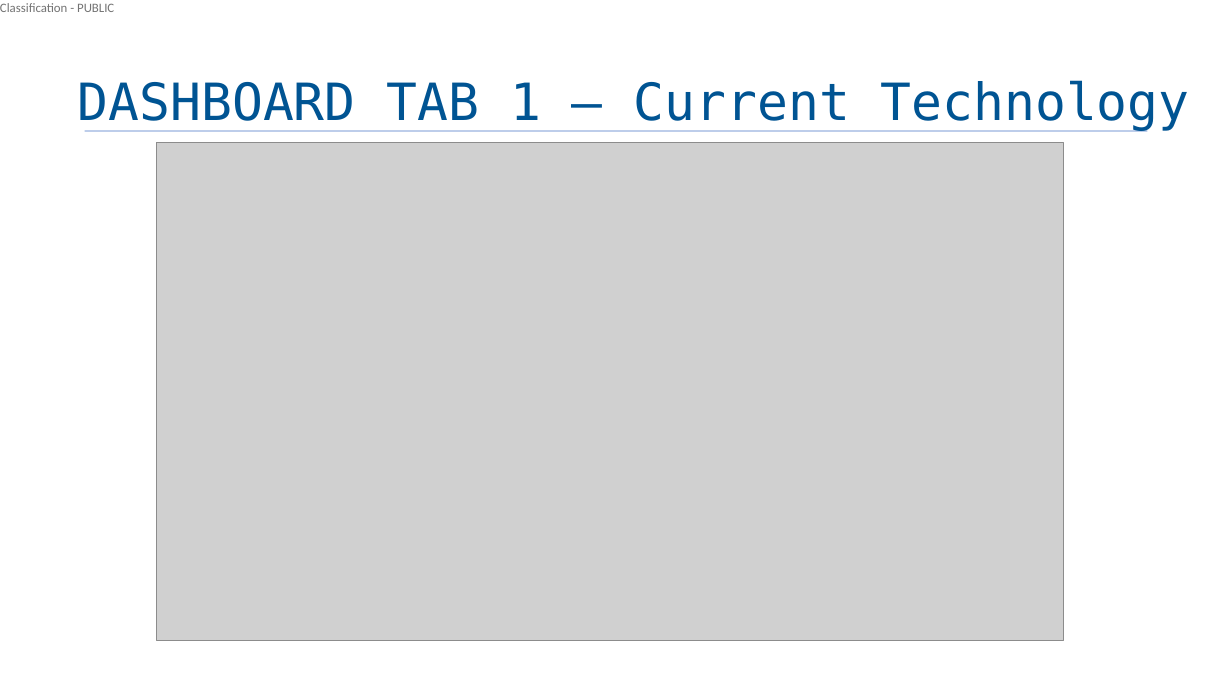
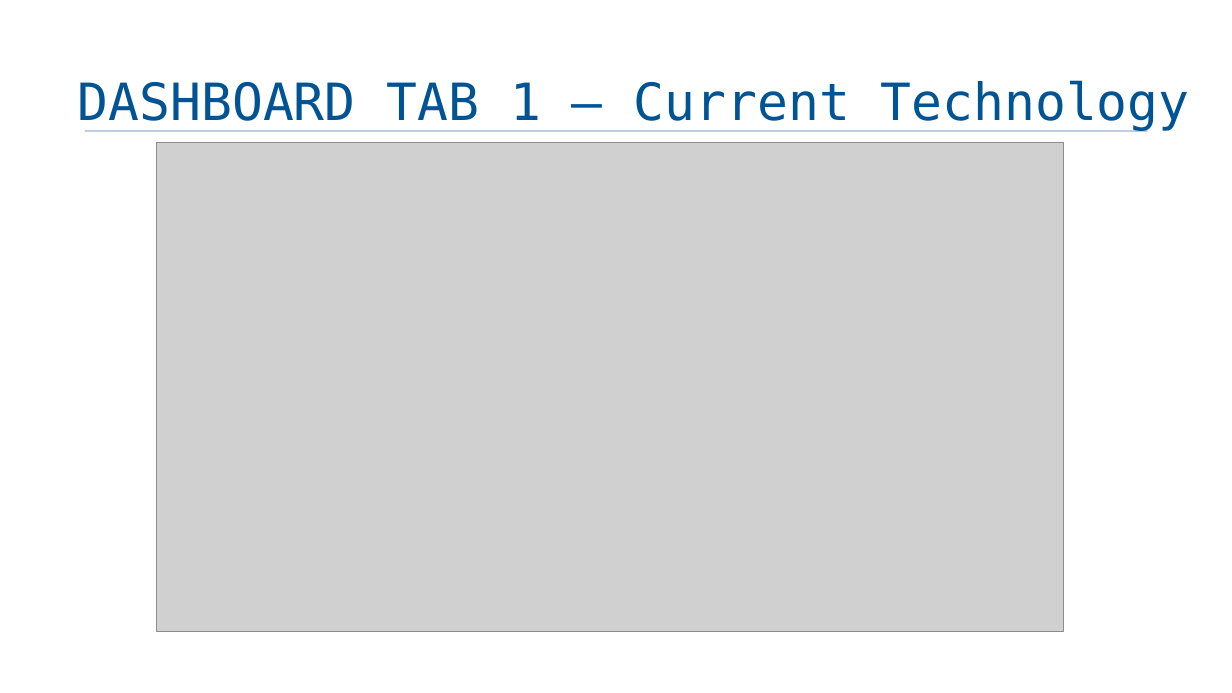
Before and after one commit to KodeXL/Ottawa-Shootings, a slide deck: slide 12 of DataAnalystPresentation.pptx. Drawn at 1232x693 pixels with LibreOffice and Linux fonts; fonts in the diff are those of the drawing; grey boxes stand for pictures; background and template pictures are left out. Boxes give left, top, right and bottom in pixels: in the first picture for what was removed or moved away, otherwise in the second. Text is boxed around its words. In the diff, an @@ line names an element or a change of style, - is before the commit and + after.

```diff
--- a/DataAnalystPresentation.pptx
+++ b/DataAnalystPresentation.pptx
@@ text removed at [0, 3, 114, 12] @@
-Classification - PUBLIC
@@ picture: place and size @@
-picture at [157, 142, 1064, 641]
+picture at [157, 142, 1064, 632]
```
Also in this commit, not shown: 18 other slides changed.
